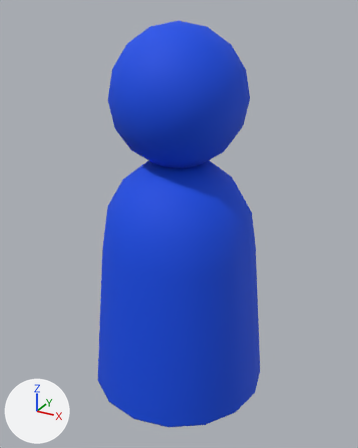
Before and after pictures for a commit that changed the glTF model Assets/Originals/gltf/SellerCharacter.glb.
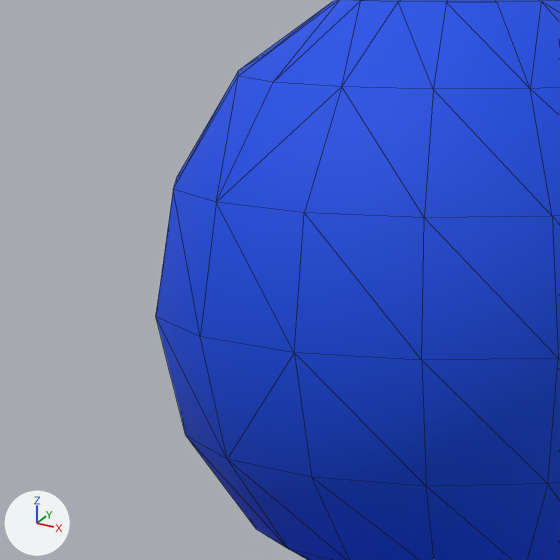
Each version appears first whole from a 50 mm camera at (2.39, -4.33, 2.88) aimed at (0.02, -0.02, 0.72), and next in a close-up on the part from 20% to 56% of the width and 6% to 35% of the height. Every picture has the same lights, and +X, +Y and +Z are marked at lower left. The close-ups show mesh edges as thin lines. Vertices at the same position are counted once.

Names of what the first close-up shows: 'Body.002'.
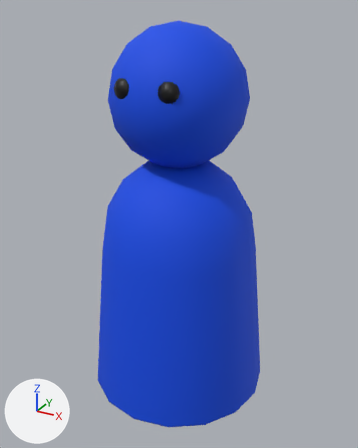
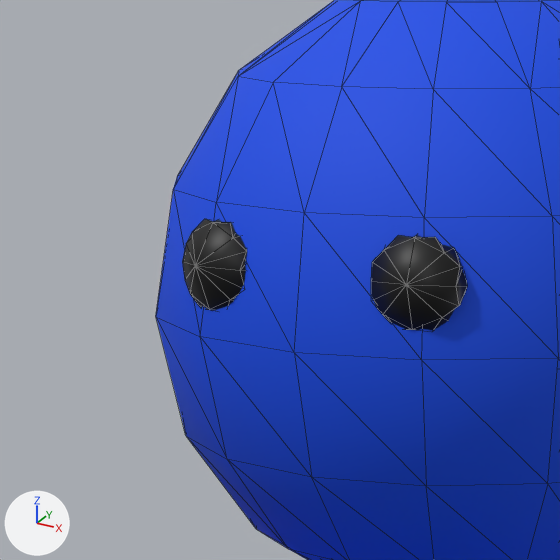
Location of each change, (x1, y1, x2, y2) in pixels of the close-ups (560 x 560 px; the box of a moved part takes in the faces that stretch with it):
part 1 of me_cylinder_001, added (black)
    after: (371, 235, 467, 331)
part 2 of me_cylinder_001, added (black)
    after: (182, 219, 247, 310)
part 3 of me_cylinder_001, moved or reshaped
    both: (201, 0, 360, 477)

The change in detail:
Material 'Material' (mat_material) is new.
Its base color is (0.0, 0.0, 0.0) (black #000000).
me_cylinder_001 is used by ob_body_002; location (0.0, 0.0, 0.0).
me_cylinder_001 had 244 vertices, 480 faces and spanned x -1.0..1.0, y -1.0..1.0, z -1.2..2.76.
me_cylinder_001 now has 318 vertices, 620 faces and spans x -1.0..1.0, y -1.0..1.0, z -1.2..2.76.
me_cylinder_001 part 1: a new loose piece of 34 vertices spanning x 0.13..0.33, y -0.67..-0.56, z 2.1..2.3, in mat_material (black #000000).
me_cylinder_001 part 2: a new loose piece of 34 vertices spanning x -0.33..-0.13, y -0.67..-0.56, z 2.1..2.3, in mat_material (black #000000).
Part 3, on me_cylinder_001:
3 vertices are removed from x -0.13..-0.01, y -0.12..0.23, z 1.41.
56 faces are deleted.
1 vertex moves from x -0.23, y 0.01, z 1.41 to x -0.23, y -0.01, z 1.41.
7 vertices are added at x -0.13..0.0, y -0.24..0.24, z 1.41.
48 new faces join them, mat_bodymaterial_002 (blue #004be7).
16 new faces join them, mat_headmaterial_002 (blue #004be7).
me_cylinder_001 now uses material mat_material (black #000000).
